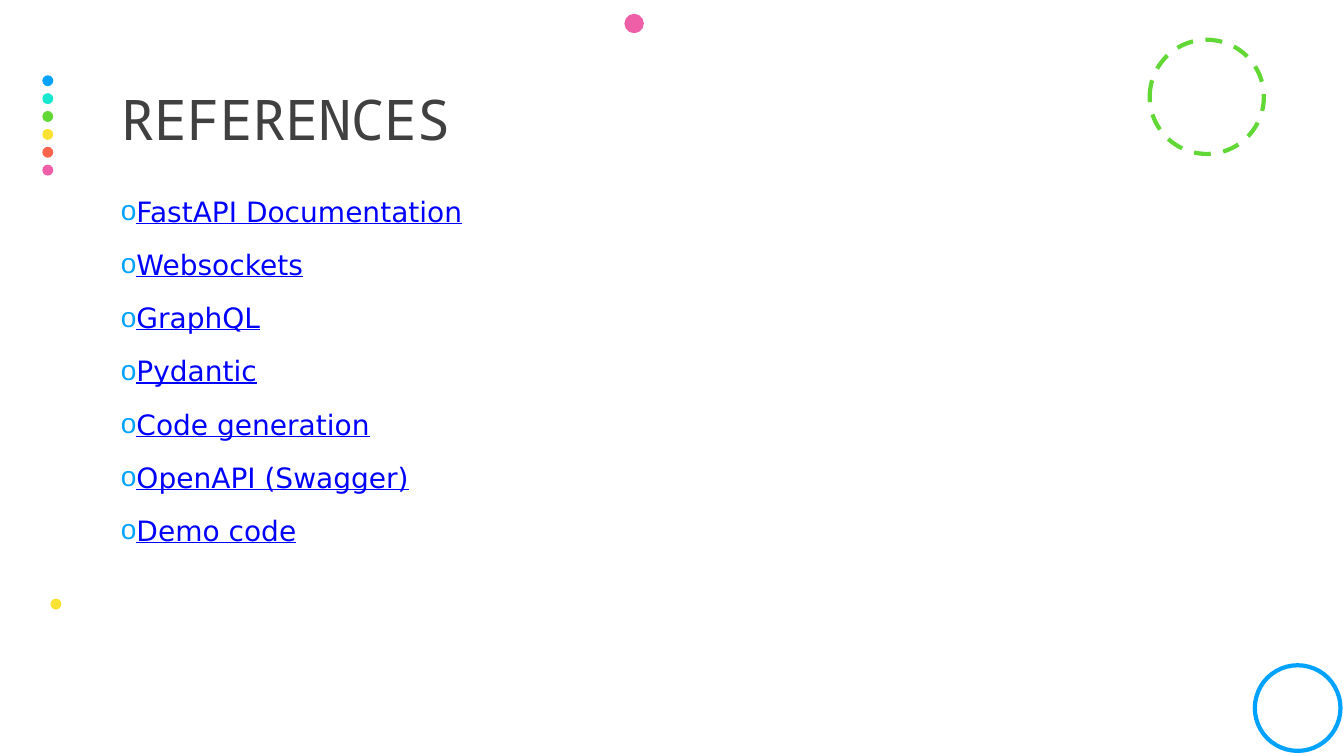
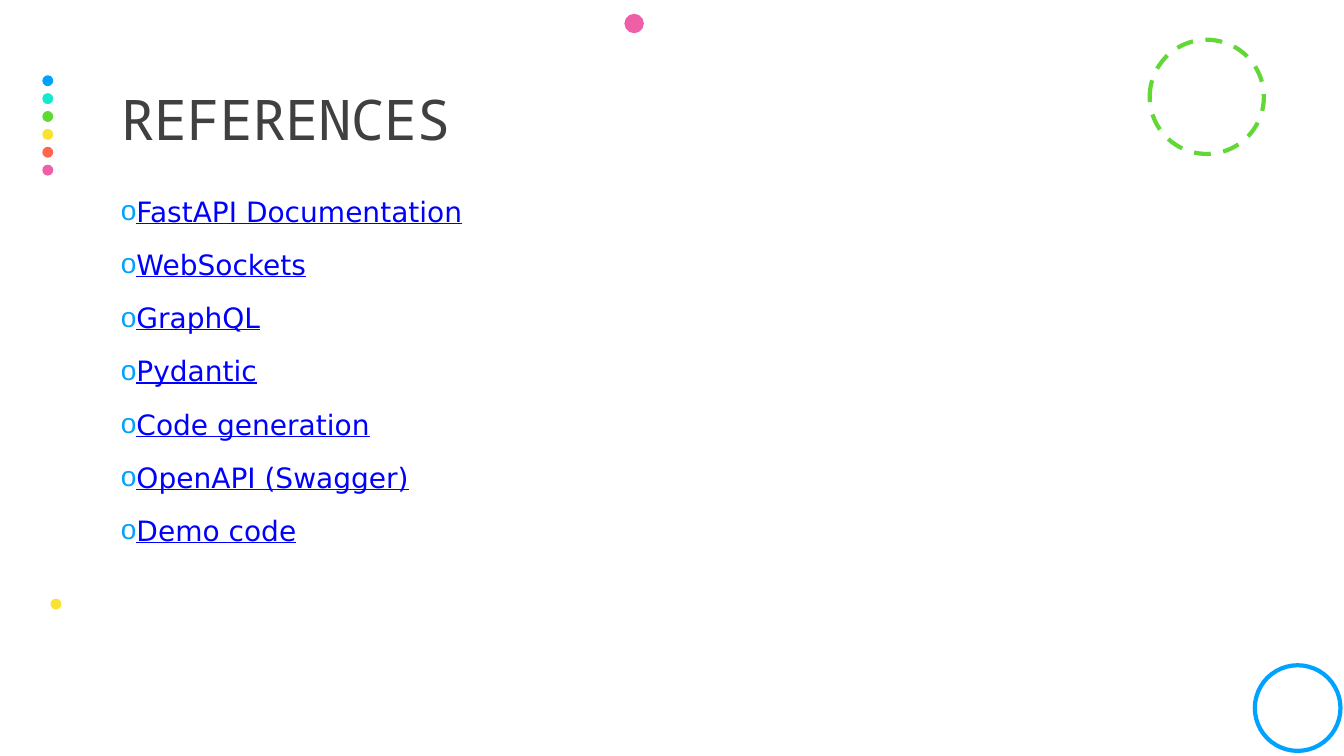
Before and after one commit to volopivoshenko/fastapi-demo, a slide deck: slide 13 of docs/The Fastest API in the Pythonic World.pptx. Drawn at 1344x756 pixels with LibreOffice and Linux fonts; fonts in the diff are those of the drawing. Boxes give left, top, right and bottom in pixels: in the first picture for what was removed or moved away, otherwise in the second. Text is boxed around its words. In the diff, an @@ line names an element or a change of style, - is before the commit and + after.

```diff
--- a/docs/The Fastest API in the Pythonic World.pptx
+++ b/docs/The Fastest API in the Pythonic World.pptx
@@ text at (136,253,306,277): text changed @@
-o Websockets
+o WebSockets
```
Also in this commit, not shown: 4 other files.
